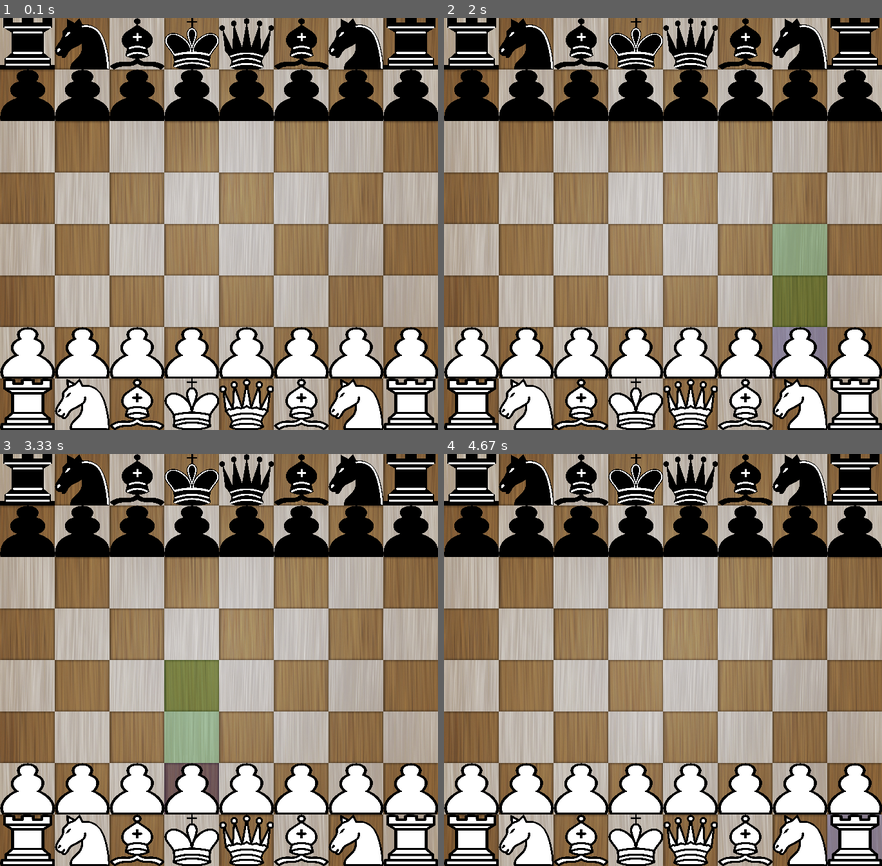
Above: before the commit, frames 1-4 (two rows, left to right).
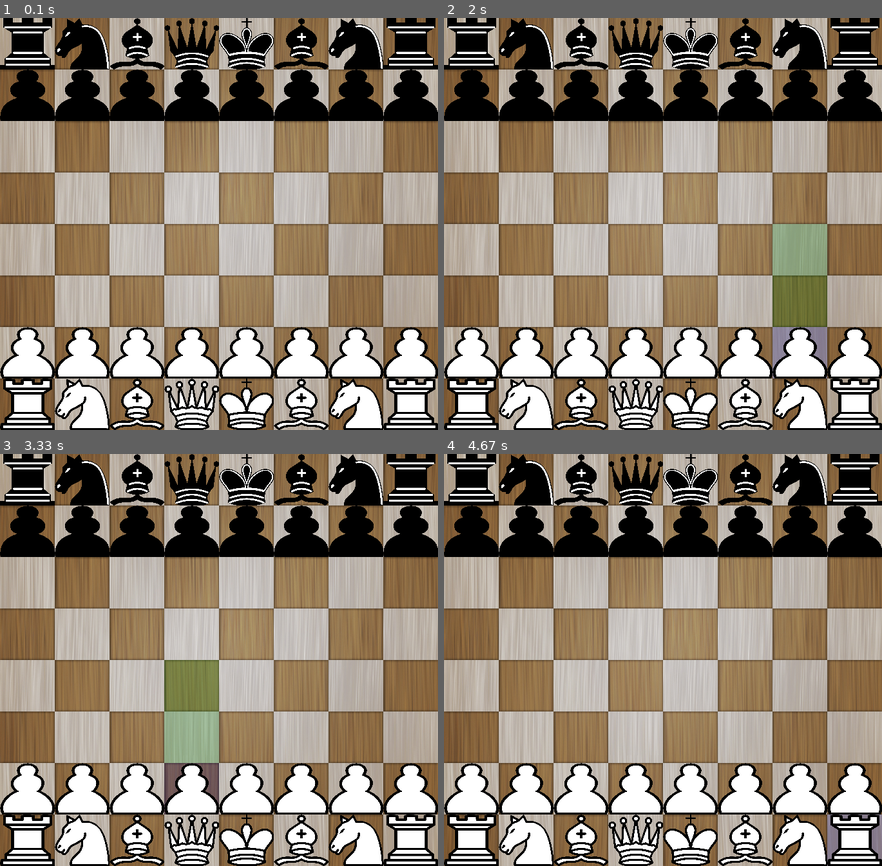
Above: after the commit, the same moments.

Repository: davidcoh464/Chess-pygame
Game: pygame game, started from chess_gui.py
Same seed, same stepped clock (60 frames per second), same inputs: the game is played once before the commit and once after it.
Inputs (mouse positions are in pixels of both pictures, inside the frame that each line leads up to):
- Up to frame 1 (0.1 s): no input
- Up to frame 2 (2 s): click (825, 368) at 1.88 s
- Up to frame 3 (3.33 s): move the mouse to (227, 519) at 2.17 s; click (227, 519) at 2.35 s; click (197, 767) at 2.95 s
- Up to frame 4 (4.67 s): move the mouse to (829, 816) at 3.37 s; click (829, 816) at 3.73 s; move the mouse to (601, 573) at 4.23 s; click (601, 573) at 4.65 s

The runs differ from the first frame. In frame 1, 2.2% of the frame differs, in the area x 37-63%, y 0-100%; in frame 2, 2.2%; in frame 3, 2.2%; in frame 4, 2.2%.

Commit message:
update move and undo_move for castle move

Diff:
--- a/chess_board.py
+++ b/chess_board.py
@@ -6,15 +6,15 @@
     def __init__(self):
         self._board: List[List[Optional[Piece]]] = [[None] * 8 for _ in range(8)]
         self._is_white_turn = True
-        self._white_king_location = (7, 3)
-        self._black_king_location = (0, 3)
+        self._white_king_location = (7, 4)
+        self._black_king_location = (0, 4)
 
-        piece_order = [Rook, Knight, Bishop, King, Queen, Bishop, Knight, Rook]
-        for row, is_white in zip([0, 7], [False, True]):
+        piece_order = [Rook, Knight, Bishop, Queen, King, Bishop, Knight, Rook]
+        for row, is_white in [(0, False), (7, True)]:
             for col, piece_class in enumerate(piece_order):
                 self._board[row][col] = piece_class(is_white=is_white, pos=(row, col))
 
-        for row, is_white in zip([1, 6], [False, True]):
+        for row, is_white in [(1, False), (6, True)]:
             for col in range(8):
                 self._board[row][col] = Pawn(is_white=is_white, pos=(row, col))
 
@@ -50,7 +50,6 @@
             self._black_king_location = pos
 
     def is_check(self) -> bool:
-        # checking for check, by checking from the king to the other pieces
         pos = self._get_king_location()
         piece: Optional[Union[Piece, King]] = self._board[pos[0]][pos[1]]
         return piece.is_check(self._board)
@@ -67,15 +66,15 @@
         return self.get_piece_peace_moves(pos) + self.get_piece_attack_moves(pos)
 
     def get_piece_peace_moves(self, pos: Tuple[int, int]) -> List[Tuple[int, int]]:
-        if self._board[pos[0]][pos[1]] is not None:
-            return [index for index in self._board[pos[0]][pos[1]].get_peace_moves(self._board)
-                    if not self.is_check_move(pos, index)]
+        piece: Optional[Piece] = self._board[pos[0]][pos[1]]
+        if piece is not None:
+            return [index for index in piece.get_peace_moves(self._board) if not self.is_check_move(pos, index)]
         return []
 
     def get_piece_attack_moves(self, pos: Tuple[int, int]) -> List[Tuple[int, int]]:
-        if self._board[pos[0]][pos[1]] is not None:
-            return [index for index in self._board[pos[0]][pos[1]].get_attack_moves(self._board)
-                    if not self.is_check_move(pos, index)]
+        piece: Optional[Piece] = self._board[pos[0]][pos[1]]
+        if piece is not None:
+            return [index for index in piece.get_attack_moves(self._board) if not self.is_check_move(pos, index)]
         return []
 
     def move_piece(self, src_pos: Tuple[int, int], dst_pos: Tuple[int, int]):
@@ -84,15 +83,33 @@
         self._board[src_pos[0]][src_pos[1]] = None
         if src_pic is not None:
             src_pic.set_position(dst_pos)
-            if src_pic.get_name() == 'k':
+            if isinstance(src_pic, King):
                 self._set_king_location(dst_pos)
+                src_pic.increase_moves_counter()
+                # if is a castle move
+                if src_pos[1] - dst_pos[1] == 2:
+                    self.move_piece((src_pos[0], 0), (src_pos[0], src_pos[1] - 1))
+                elif dst_pos[1] - src_pos[1] == 2:
+                    self.move_piece((src_pos[0], 7), (src_pos[0], src_pos[1] + 1))
+            elif isinstance(src_pic, Rook):
+                src_pic.increase_moves_counter()
 
     def undo_move(self, src_pos: Tuple[int, int], dst_pos: Tuple[int, int],
                   src_pic: Optional[Piece], dst_pic: Optional[Piece]):
         if src_pic is not None:
             src_pic.set_position(src_pos)
-            if src_pic.get_name() == 'k':
+            if isinstance(src_pic, King):
                 self._set_king_location(src_pos)
+                src_pic.decrease_moves_counter()
+                # undo castle move
+                if src_pos[1] - dst_pos[1] == 2:
+                    self.undo_move((src_pos[0], 0), (src_pos[0], src_pos[1] - 1),
+                                   self._board[src_pos[0]][src_pos[1] - 1], self._board[src_pos[0]][0])
+                elif dst_pos[1] - src_pos[1] == 2:
+                    self.undo_move((src_pos[0], 7), (src_pos[0], src_pos[1] + 1),
+                                   self._board[src_pos[0]][src_pos[1] + 1], self._board[src_pos[0]][7])
+            if isinstance(src_pic, Rook):
+                src_pic.decrease_moves_counter()
         self._board[src_pos[0]][src_pos[1]] = src_pic
         self._board[dst_pos[0]][dst_pos[1]] = dst_pic
 
